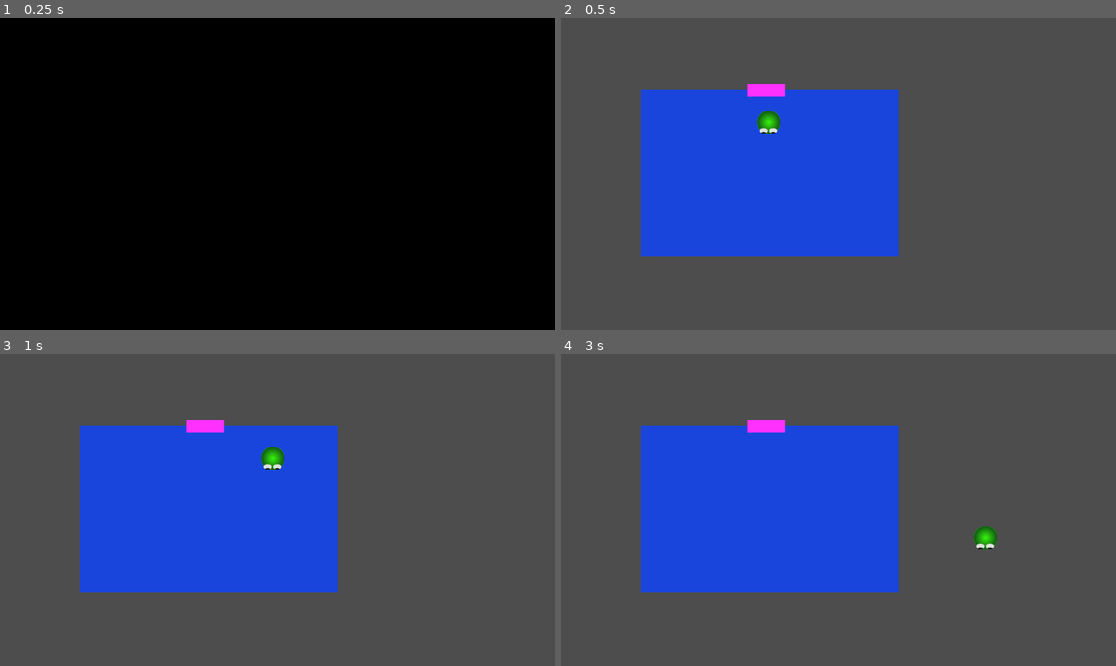
Above: before the commit, frames 1-4 (two rows, left to right).
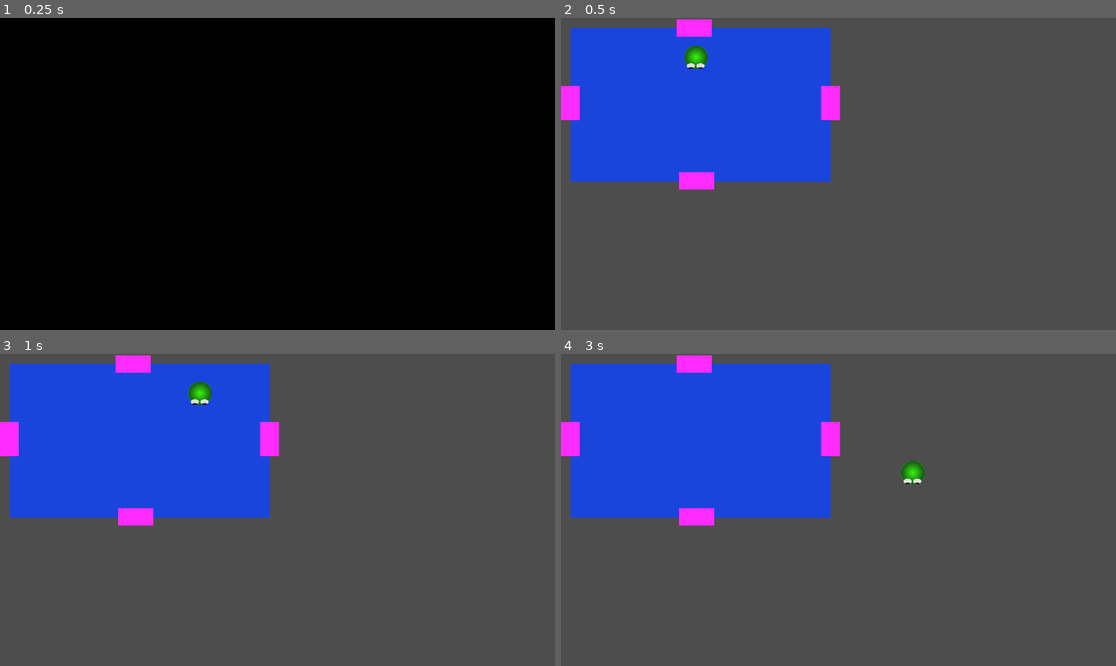
Above: after the commit, the same moments.

Repository: GregBro/Level_Change_Demo
Game: Godot game, scene res://Scenes/level.tscn
Two runs of this game, one before a commit and one after it. Both use one fixed random seed, a clock stepped at 60 frames per second and the inputs below.
Inputs:
- Up to frame 1 (0.25 s): no input
- Up to frame 2 (0.5 s): no input
- Up to frame 3 (1 s): hold Right (ui_right) from 0.53 s (still down)
- Up to frame 4 (3 s): release Right (ui_right) at 1.28 s; hold Down (ui_down) 1.28-2.03 s; hold Right (ui_right) 2.03-2.78 s; hold Up (ui_up) from 2.78 s (still down)

Frame 1 is identical in both runs. In frame 2, 29% of the frame differs, in the area x 0-61%, y 0-77%; in frame 3, 29%; in frame 4, 29%, in the area x 0-79%, y 0-77%.

Commit message:
Added more complex json

Diff:
--- a/Scenes/TestRooms/N_door_room.tscn
+++ b/Scenes/TestRooms/N_door_room.tscn
@@ -1,7 +1,8 @@
-[gd_scene load_steps=4 format=3 uid="uid://dbu0deq2t7d67"]
+[gd_scene load_steps=5 format=3 uid="uid://dbu0deq2t7d67"]
 
 [ext_resource type="Script" path="res://Scripts/room.gd" id="1_ukkwg"]
 [ext_resource type="Script" path="res://Scripts/door.gd" id="2_b8bbj"]
+[ext_resource type="PackedScene" uid="uid://ce307kqqxskfa" path="res://Scenes/default_room_size_template.tscn" id="2_guhmq"]
 
 [sub_resource type="RectangleShape2D" id="RectangleShape2D_haipy"]
 size = Vector2(74, 25)
@@ -9,18 +10,21 @@
 [node name="NDoorRoom" type="Node"]
 script = ExtResource("1_ukkwg")
 
+[node name="DefaultRoomSizeTemplate" parent="." instance=ExtResource("2_guhmq")]
+visible = false
+
 [node name="Floor" type="ColorRect" parent="."]
-offset_left = 166.0
-offset_top = 149.0
-offset_right = 701.0
-offset_bottom = 495.0
+offset_left = 34.0
+offset_top = 30.0
+offset_right = 729.0
+offset_bottom = 451.0
 color = Color(0.360784, 1, 0.45098, 1)
 
 [node name="ColorRect2" type="ColorRect" parent="."]
-offset_left = 387.0
-offset_top = 137.0
-offset_right = 465.0
-offset_bottom = 163.0
+offset_left = 343.0
+offset_top = 18.0
+offset_right = 421.0
+offset_bottom = 44.0
 color = Color(1, 0.192157, 1, 1)
 
 [node name="Doors" type="Node" parent="."]
@@ -33,10 +37,10 @@
 spawn_direction = "down"
 
 [node name="CollisionShape2D" type="CollisionShape2D" parent="Doors/Door_n"]
-position = Vector2(53, -343)
+position = Vector2(8, -462)
 shape = SubResource("RectangleShape2D_haipy")
 
 [node name="Spawn" type="Marker2D" parent="Doors/Door_n"]
-position = Vector2(57, -276)
+position = Vector2(9, -410)
 
 [connection signal="body_entered" from="Doors/Door_n" to="Doors/Door_n" method="_on_body_entered"]
--- a/Scenes/TestRooms/S_door_room.tscn
+++ b/Scenes/TestRooms/S_door_room.tscn
@@ -1,7 +1,8 @@
-[gd_scene load_steps=4 format=3 uid="uid://dws4e8cjdavvs"]
+[gd_scene load_steps=5 format=3 uid="uid://dws4e8cjdavvs"]
 
 [ext_resource type="Script" path="res://Scripts/room.gd" id="1_eu8q2"]
 [ext_resource type="Script" path="res://Scripts/door.gd" id="2_8as48"]
+[ext_resource type="PackedScene" uid="uid://ce307kqqxskfa" path="res://Scenes/default_room_size_template.tscn" id="2_i0p84"]
 
 [sub_resource type="RectangleShape2D" id="RectangleShape2D_haipy"]
 size = Vector2(74, 25)
@@ -9,34 +10,37 @@
 [node name="SDoorRoom" type="Node"]
 script = ExtResource("1_eu8q2")
 
+[node name="DefaultRoomSizeTemplate" parent="." instance=ExtResource("2_i0p84")]
+visible = false
+
 [node name="Floor" type="ColorRect" parent="."]
-offset_left = 163.0
-offset_top = 149.0
-offset_right = 698.0
-offset_bottom = 495.0
+offset_left = 32.0
+offset_top = 33.0
+offset_right = 728.0
+offset_bottom = 451.0
 color = Color(0.360784, 1, 0.45098, 1)
 
 [node name="ColorRect2" type="ColorRect" parent="."]
-offset_left = 392.0
-offset_top = 481.0
-offset_right = 470.0
-offset_bottom = 507.0
+offset_left = 340.0
+offset_top = 436.0
+offset_right = 418.0
+offset_bottom = 462.0
 color = Color(1, 0.192157, 1, 1)
 
 [node name="Doors" type="Node" parent="."]
 
 [node name="Door_s" type="Area2D" parent="Doors"]
-position = Vector2(374, 493)
+position = Vector2(372, 470)
 script = ExtResource("2_8as48")
 destination_level_tag = "Room_1"
 destination_door_tag = "n"
 spawn_direction = "down"
 
 [node name="CollisionShape2D" type="CollisionShape2D" parent="Doors/Door_s"]
-position = Vector2(56, 1.5)
+position = Vector2(9, -20)
 shape = SubResource("RectangleShape2D_haipy")
 
 [node name="Spawn" type="Marker2D" parent="Doors/Door_s"]
-position = Vector2(54, -67)
+position = Vector2(7, -86)
 
 [connection signal="body_entered" from="Doors/Door_s" to="Doors/Door_s" method="_on_body_entered"]
--- /dev/null
+++ b/Scenes/default_room_size_template.tscn
@@ -0,0 +1,59 @@
+[gd_scene load_steps=2 format=3 uid="uid://ce307kqqxskfa"]
+
+[ext_resource type="Script" path="res://Scripts/default_room_size_template.gd" id="1_md5x3"]
+
+[node name="DefaultRoomSizeTemplate" type="ColorRect"]
+offset_right = 762.0
+offset_bottom = 483.0
+color = Color(0.678944, 0.678944, 0.678944, 1)
+script = ExtResource("1_md5x3")
+
+[node name="ColorRect" type="ColorRect" parent="."]
+layout_mode = 1
+anchors_preset = 4
+anchor_top = 0.5
+anchor_bottom = 0.5
+offset_top = -16.0
+offset_right = 32.0
+offset_bottom = 16.0
+grow_vertical = 2
+color = Color(0.0923971, 0.0923971, 0.0923971, 1)
+
+[node name="ColorRect2" type="ColorRect" parent="."]
+layout_mode = 1
+anchors_preset = 7
+anchor_left = 0.5
+anchor_top = 1.0
+anchor_right = 0.5
+anchor_bottom = 1.0
+offset_left = -16.0
+offset_top = -32.0
+offset_right = 16.0
+grow_horizontal = 2
+grow_vertical = 0
+color = Color(0.0923971, 0.0923971, 0.0923971, 1)
+
+[node name="ColorRect3" type="ColorRect" parent="."]
+layout_mode = 1
+anchors_preset = 5
+anchor_left = 0.5
+anchor_right = 0.5
+offset_left = -16.0
+offset_right = 16.0
+offset_bottom = 32.0
+grow_horizontal = 2
+color = Color(0.0923971, 0.0923971, 0.0923971, 1)
+
+[node name="ColorRect4" type="ColorRect" parent="."]
+layout_mode = 1
+anchors_preset = 6
+anchor_left = 1.0
+anchor_top = 0.5
+anchor_right = 1.0
+anchor_bottom = 0.5
+offset_left = -32.0
+offset_top = -16.0
+offset_bottom = 16.0
+grow_horizontal = 0
+grow_vertical = 2
+color = Color(0.0923971, 0.0923971, 0.0923971, 1)
--- a/Scenes/room.tscn
+++ b/Scenes/room.tscn
@@ -4,3 +4,9 @@
 
 [node name="Room" type="Node"]
 script = ExtResource("1_gyhfe")
+
+[node name="RoomNumber" type="Label" parent="."]
+offset_left = 734.0
+offset_top = 26.0
+offset_right = 774.0
+offset_bottom = 49.0
--- /dev/null
+++ b/Scripts/default_room_size_template.gd
@@ -0,0 +1,11 @@
+extends ColorRect
+
+
+# Called when the node enters the scene tree for the first time.
+func _ready() -> void:
+	pass # Replace with function body.
+
+
+# Called every frame. 'delta' is the elapsed time since the previous frame.
+func _process(delta: float) -> void:
+	pass
--- a/Scripts/door.gd
+++ b/Scripts/door.gd
@@ -10,5 +10,5 @@
 func _on_body_entered(body: Node2D) -> void:
 	#print("body entered")
 	if body is Player :
-		print ("I see a player")
+		#print ("I see a player")
 		NavigationManager.go_to_level(destination_level_tag, destination_door_tag)
--- a/Scripts/four_door_room.gd
+++ b/Scripts/four_door_room.gd
@@ -1,9 +1 @@
-extends Node2D
-
-
-# Called when the node enters the scene tree for the first time.
-func _ready() -> void:
-	pass # Replace with function body.
-
-func load_room_data(room_data):
-	pass
+extends Room
--- a/Scripts/navigation_manager.gd
+++ b/Scripts/navigation_manager.gd
@@ -16,8 +16,8 @@
 
 func go_to_level(destination_level_tag, destination_door_tag) -> void:
 	#print("Got to go_to_level")
-	print("destination_level_tag: " + str(destination_level_tag))
-	print("destination_door_tag: " + str(destination_door_tag))
+	#print("destination_level_tag: " + str(destination_level_tag))
+	#print("destination_door_tag: " + str(destination_door_tag))
 	current_room = int(destination_level_tag)
 	destination_door = "Door_" + destination_door_tag
 	TransitionScene.transition()
@@ -28,9 +28,6 @@
 	var scene_to_load : PackedScene =  load("res://Scenes/"+ roomData.Room_Node )
 	get_tree().change_scene_to_packed.bind(scene_to_load).call_deferred()
 
-# The reason the player doesn't show up is because the original Player object was attached to the first room
-# The Player object needs to be the same object across all scenes.  So we need to hold onto the Player object
-# inside the NavigationManager
 func trigger_player_spawn(position: Vector2, direction:String):
 	on_trigger_player_spawn.emit(position, direction)
 
--- a/Scripts/room.gd
+++ b/Scripts/room.gd
@@ -1,11 +1,14 @@
 extends Node
 
 class_name Room
+
+@export var room_id : int = 0
 
 @onready var player_packed_scene = preload("res://Scenes/player.tscn")
 var player : Player = null
 
 func _ready() -> void:
+	#getNode("$RoomNumber").text = str(NavigationManager.current_room)
 	var level_data = NavigationManager.level_dictionary[0]
 	load_date_from_dictionary(level_data.Rooms[NavigationManager.current_room])
 #	TODO Move this to Globals
@@ -31,8 +34,11 @@
 	room_floor.set_color(level_data.Room_Color)
 	var doors_node = get_node("Doors")
 	var door_array = level_data.Doors
-	print(door_array)
+	#print(door_array)
 	load_door_data(doors_node,door_array)
+	#var parent = get_parent()
+	#var room_label = parent.get_node("$RoomNumber")
+	#room_label.text = str(level_data.Room_ID)
 
 func load_door_data(doors_node,door_array) :
 	if doors_node.find_child("Door_n") :
--- /dev/null
+++ b/dataLibrary/level_2_room_data.json
@@ -0,0 +1,392 @@
+[
+	{
+		"level_title" : "Level Two Test",
+		"Starting_Room" : "0",
+		"Rooms": [
+			{
+				"Room_ID"	 : 0,
+				"Room_Node"  : "TestRooms/Four_door_room.tscn",
+				"Room_Color" : "1945dd",
+				"Door_Color" : "294dc8",
+				"Doors"		 : [
+					{ "Name" : "Door_n",
+						"Destination_Level_Tag" : "4",
+						"Destination_Door_Tag" : "s",
+						"Spawn_Direction": "up",
+						"Teleport" : false
+					},
+					{ "Name" : "Door_s",
+						"Destination_Level_Tag" : "8",
+						"Destination_Door_Tag" : "n",
+						"Spawn_Direction": "down",
+						"Teleport" : false
+					},
+					{ "Name" : "Door_e",
+						"Destination_Level_Tag" : "1",
+						"Destination_Door_Tag" : "w",
+						"Spawn_Direction": "right",
+						"Teleport" : false
+					},
+					{ "Name" : "Door_w",
+						"Destination_Level_Tag" : "3",
+						"Destination_Door_Tag" : "e",
+						"Spawn_Direction": "left",
+						"Teleport" : false
+					}
+				]
+			},
+			{
+				"Room_ID"	 : 1,
+				"Room_Node"  : "TestRooms/Four_door_room.tscn",
+				"Room_Color" : "19a5dd",
+				"Door_Color" : "294dc8",
+				"Doors"		 : [
+					{ "Name" : "Door_n",
+						"Destination_Level_Tag" : "5",
+						"Destination_Door_Tag" : "s",
+						"Spawn_Direction": "up",
+						"Teleport" : false
+					},
+					{ "Name" : "Door_s",
+						"Destination_Level_Tag" : "9",
+						"Destination_Door_Tag" : "n",
+						"Spawn_Direction": "down",
+						"Teleport" : false
+					},
+					{ "Name" : "Door_e",
+						"Destination_Level_Tag" : "2",
+						"Destination_Door_Tag" : "w",
+						"Spawn_Direction": "right",
+						"Teleport" : false
+					},
+					{ "Name" : "Door_w",
+						"Destination_Level_Tag" : "0",
+						"Destination_Door_Tag" : "e",
+						"Spawn_Direction": "left",
+						"Teleport" : false
+					}
+				]
+			},
+			{
+				"Room_ID"	 : 2,
+				"Room_Node"  : "TestRooms/Four_door_room.tscn",
+				"Room_Color" : "19cedd",
+				"Door_Color" : "294dc8",
+				"Doors"		 : [
+					{ "Name" : "Door_n",
+						"Destination_Level_Tag" : "6",
+						"Destination_Door_Tag" : "s",
+						"Spawn_Direction": "up",
+						"Teleport" : false
+					},
+					{ "Name" : "Door_s",
+						"Destination_Level_Tag" : "10",
+						"Destination_Door_Tag" : "n",
+						"Spawn_Direction": "down",
+						"Teleport" : false
+					},
+					{ "Name" : "Door_e",
+						"Destination_Level_Tag" : "3",
+						"Destination_Door_Tag" : "w",
+						"Spawn_Direction": "right",
+						"Teleport" : false
+					},
+					{ "Name" : "Door_w",
+						"Destination_Level_Tag" : "1",
+						"Destination_Door_Tag" : "e",
+						"Spawn_Direction": "left",
+						"Teleport" : false
+					}
+				]
+			},
+			{
+				"Room_ID"	 : 3,
+				"Room_Node"  : "TestRooms/Four_door_room.tscn",
+				"Room_Color" : "19ddc5",
+				"Door_Color" : "294dc8",
+				"Doors"		 : [
+					{ "Name" : "Door_n",
+						"Destination_Level_Tag" : "7",
+						"Destination_Door_Tag" : "s",
+						"Spawn_Direction": "up",
+						"Teleport" : false
+					},
+					{ "Name" : "Door_s",
+						"Destination_Level_Tag" : "11",
+						"Destination_Door_Tag" : "n",
+						"Spawn_Direction": "down",
+						"Teleport" : false
+					},
+					{ "Name" : "Door_e",
+						"Destination_Level_Tag" : "0",
+						"Destination_Door_Tag" : "w",
+						"Spawn_Direction": "right",
+						"Teleport" : false
+					},
+					{ "Name" : "Door_w",
+						"Destination_Level_Tag" : "2",
+						"Destination_Door_Tag" : "e",
+						"Spawn_Direction": "left",
+						"Teleport" : false
+					}
+				]
+			},
+			{
+				"Room_ID"	 : 4,
+				"Room_Node"  : "TestRooms/Four_door_room.tscn",
+				"Room_Color" : "abdd19",
+				"Door_Color" : "294dc8",
+				"Doors"		 : [
+					{ "Name" : "Door_n",
+						"Destination_Level_Tag" : "8",
+						"Destination_Door_Tag" : "s",
+						"Spawn_Direction": "up",
+						"Teleport" : false
+					},
+					{ "Name" : "Door_s",
+						"Destination_Level_Tag" : "0",
+						"Destination_Door_Tag" : "n",
+						"Spawn_Direction": "down",
+						"Teleport" : false
+					},
+					{ "Name" : "Door_e",
+						"Destination_Level_Tag" : "5",
+						"Destination_Door_Tag" : "w",
+						"Spawn_Direction": "right",
+						"Teleport" : false
+					},
+					{ "Name" : "Door_w",
+						"Destination_Level_Tag" : "7",
+						"Destination_Door_Tag" : "e",
+						"Spawn_Direction": "left",
+						"Teleport" : false
+					}
+				]
+			},
+			{
+				"Room_ID"	 : 5,
+				"Room_Node"  : "TestRooms/Four_door_room.tscn",
+				"Room_Color" : "93dd19",
+				"Door_Color" : "294dc8",
+				"Doors"		 : [
+					{ "Name" : "Door_n",
+						"Destination_Level_Tag" : "9",
+						"Destination_Door_Tag" : "s",
+						"Spawn_Direction": "up",
+						"Teleport" : false
+					},
+					{ "Name" : "Door_s",
+						"Destination_Level_Tag" : "1",
+						"Destination_Door_Tag" : "n",
+						"Spawn_Direction": "down",
+						"Teleport" : false
+					},
+					{ "Name" : "Door_e",
+						"Destination_Level_Tag" : "6",
+						"Destination_Door_Tag" : "w",
+						"Spawn_Direction": "right",
+						"Teleport" : false
+					},
+					{ "Name" : "Door_w",
+						"Destination_Level_Tag" : "4",
+						"Destination_Door_Tag" : "e",
+						"Spawn_Direction": "left",
+						"Teleport" : false
+					}
+				]
+			},
+			{
+				"Room_ID"	 : 6,
+				"Room_Node"  : "TestRooms/Four_door_room.tscn",
+				"Room_Color" : "78dd19",
+				"Door_Color" : "294dc8",
+				"Doors"		 : [
+					{ "Name" : "Door_n",
+						"Destination_Level_Tag" : "10",
+						"Destination_Door_Tag" : "s",
+						"Spawn_Direction": "up",
+						"Teleport" : false
+					},
+					{ "Name" : "Door_s",
+						"Destination_Level_Tag" : "2",
+						"Destination_Door_Tag" : "n",
+						"Spawn_Direction": "down",
+						"Teleport" : false
+					},
+					{ "Name" : "Door_e",
+						"Destination_Level_Tag" : "7",
+						"Destination_Door_Tag" : "w",
+						"Spawn_Direction": "right",
+						"Teleport" : false
+					},
+					{ "Name" : "Door_w",
+						"Destination_Level_Tag" : "3",
+						"Destination_Door_Tag" : "e",
+						"Spawn_Direction": "left",
+						"Teleport" : false
+					}
+				]
+			},
+			{
+				"Room_ID"	 : 7,
+				"Room_Node"  : "TestRooms/Four_door_room.tscn",
+				"Room_Color" : "1cad0e",
+				"Door_Color" : "294dc8",
+				"Doors"		 : [
+					{ "Name" : "Door_n",
+						"Destination_Level_Tag" : "11",
+						"Destination_Door_Tag" : "s",
+						"Spawn_Direction": "up",
+						"Teleport" : false
+					},
+					{ "Name" : "Door_s",
+						"Destination_Level_Tag" : "3",
+						"Destination_Door_Tag" : "n",
+						"Spawn_Direction": "down",
+						"Teleport" : false
+					},
+					{ "Name" : "Door_e",
+						"Destination_Level_Tag" : "4",
+						"Destination_Door_Tag" : "w",
+						"Spawn_Direction": "right",
+						"Teleport" : false
+					},
+					{ "Name" : "Door_w",
+						"Destination_Level_Tag" : "6",
+						"Destination_Door_Tag" : "e",
+						"Spawn_Direction": "left",
+						"Teleport" : false
+					}
+				]
+			},
+			{
+				"Room_ID"	 : 8,
+				"Room_Node"  : "TestRooms/Four_door_room.tscn",
+				"Room_Color" : "ec0c61",
+				"Door_Color" : "294dc8",
+				"Doors"		 : [
+					{ "Name" : "Door_n",
+						"Destination_Level_Tag" : "0",
+						"Destination_Door_Tag" : "s",
+						"Spawn_Direction": "up",
+						"Teleport" : false
+					},
+					{ "Name" : "Door_s",
+						"Destination_Level_Tag" : "4",
+						"Destination_Door_Tag" : "n",
+						"Spawn_Direction": "down",
+						"Teleport" : false
+					},
+					{ "Name" : "Door_e",
+						"Destination_Level_Tag" : "9",
+						"Destination_Door_Tag" : "w",
+						"Spawn_Direction": "right",
+						"Teleport" : false
+					},
+					{ "Name" : "Door_w",
+						"Destination_Level_Tag" : "11",
+						"Destination_Door_Tag" : "e",
+						"Spawn_Direction": "left",
+						"Teleport" : false
+					}
+				]
+			},
+			{
+				"Room_ID"	 : 9,
+				"Room_Node"  : "TestRooms/Four_door_room.tscn",
+				"Room_Color" : "ec0c61",
+				"Door_Color" : "294dc8",
+				"Doors"		 : [
+					{ "Name" : "Door_n",
+						"Destination_Level_Tag" : "1",
+						"Destination_Door_Tag" : "s",
+						"Spawn_Direction": "up",
+						"Teleport" : false
+					},
+					{ "Name" : "Door_s",
+						"Destination_Level_Tag" : "5",
+						"Destination_Door_Tag" : "n",
+						"Spawn_Direction": "down",
+						"Teleport" : false
+					},
+					{ "Name" : "Door_e",
+						"Destination_Level_Tag" : "10",
+						"Destination_Door_Tag" : "w",
+						"Spawn_Direction": "right",
+						"Teleport" : false
+					},
+					{ "Name" : "Door_w",
+						"Destination_Level_Tag" : "8",
+						"Destination_Door_Tag" : "e",
+						"Spawn_Direction": "left",
+						"Teleport" : false
+					}
+				]
+			},
+			{
+				"Room_ID"	 : 10,
+				"Room_Node"  : "TestRooms/Four_door_room.tscn",
+				"Room_Color" : "ec0cb2",
+				"Door_Color" : "294dc8",
+				"Doors"		 : [
+					{ "Name" : "Door_n",
+						"Destination_Level_Tag" : "2",
+						"Destination_Door_Tag" : "s",
+						"Spawn_Direction": "up",
+						"Teleport" : false
+					},
+					{ "Name" : "Door_s",
+						"Destination_Level_Tag" : "6",
+						"Destination_Door_Tag" : "n",
+						"Spawn_Direction": "down",
+						"Teleport" : false
+					},
+					{ "Name" : "Door_e",
+						"Destination_Level_Tag" : "11",
+						"Destination_Door_Tag" : "w",
+						"Spawn_Direction": "right",
+						"Teleport" : false
+					},
+					{ "Name" : "Door_w",
+						"Destination_Level_Tag" : "9",
+						"Destination_Door_Tag" : "e",
+						"Spawn_Direction": "left",
+						"Teleport" : false
+					}
+				]
+			},
+			{
+				"Room_ID"	 : 11,
+				"Room_Node"  : "TestRooms/Four_door_room.tscn",
+				"Room_Color" : "ee6eee",
+				"Door_Color" : "294dc8",
+				"Doors"		 : [
+					{ "Name" : "Door_n",
+						"Destination_Level_Tag" : "3",
+						"Destination_Door_Tag" : "s",
+						"Spawn_Direction": "up",
+						"Teleport" : false
+					},
+					{ "Name" : "Door_s",
+						"Destination_Level_Tag" : "7",
+						"Destination_Door_Tag" : "n",
+						"Spawn_Direction": "down",
+						"Teleport" : false
+					},
+					{ "Name" : "Door_e",
+						"Destination_Level_Tag" : "8",
+						"Destination_Door_Tag" : "w",
+						"Spawn_Direction": "right",
+						"Teleport" : false
+					},
+					{ "Name" : "Door_w",
+						"Destination_Level_Tag" : "10",
+						"Destination_Door_Tag" : "e",
+						"Spawn_Direction": "left",
+						"Teleport" : false
+					}
+				]
+			}
+		]
+	}
+]
--- a/level.gd
+++ b/level.gd
@@ -3,5 +3,5 @@
 
 func _ready() -> void:
 
-	NavigationManager.load_data_dictionary("res://dataLibrary/level_1_room_data.json")
+	NavigationManager.load_data_dictionary("res://dataLibrary/level_2_room_data.json")
 	NavigationManager.go_to_level(0,"n")
